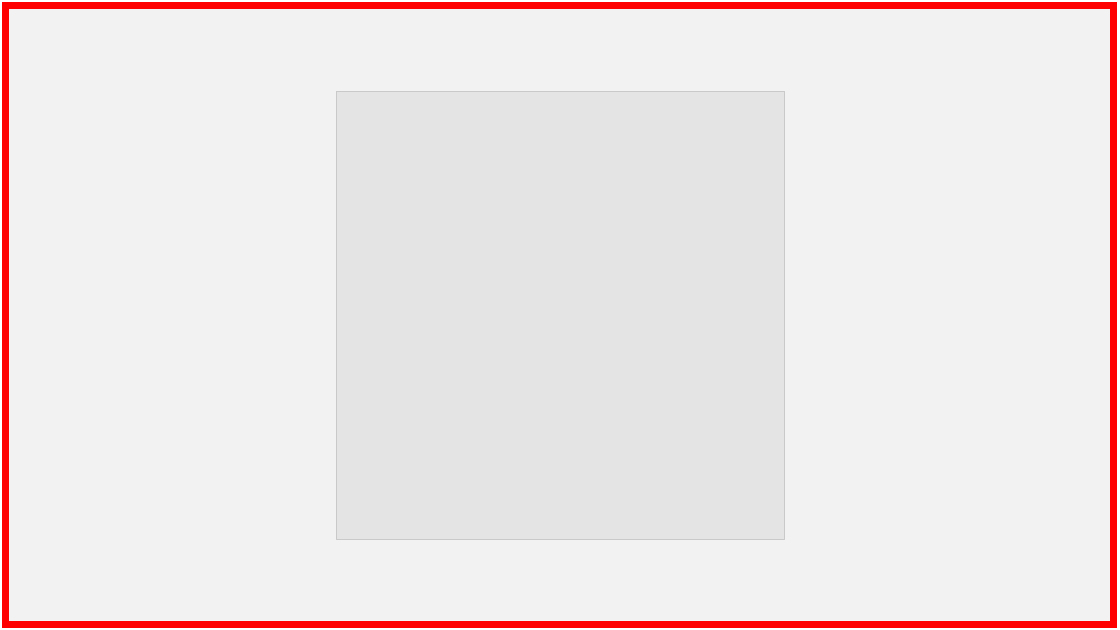
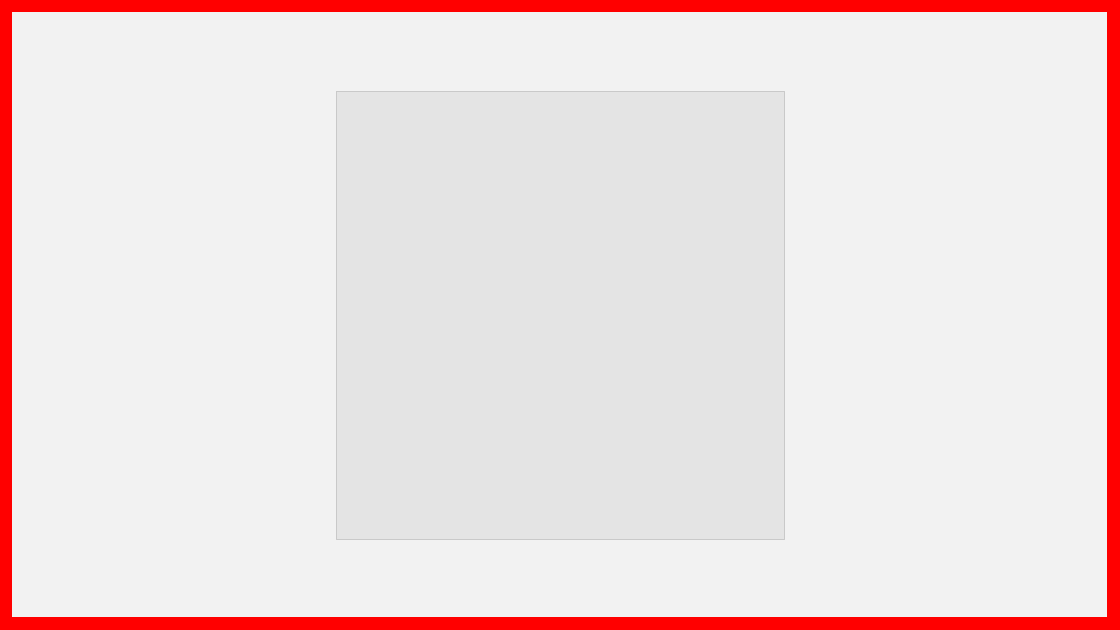
Before and after one commit to BPaaSModelling/Ontology4ModelingEnvironment, a slide deck: slide 136 of images/stickyNotes.pptx (slide 111 before the commit). Drawn at 1120x630 pixels with LibreOffice and Linux fonts; fonts in the diff are those of the drawing; grey boxes stand for pictures. Boxes give left, top, right and bottom in pixels: in the first picture for what was removed or moved away, otherwise in the second. Text is boxed around its words. In the diff, an @@ line names an element or a change of style, - is before the commit and + after.

```diff
--- a/images/stickyNotes.pptx
+++ b/images/stickyNotes.pptx
@@ rectangle at (5, 5, 1114, 624): outline #FF0000 6 pt to #FF0000 12 pt @@
```
Also in this commit, not shown: 25 slides added.
